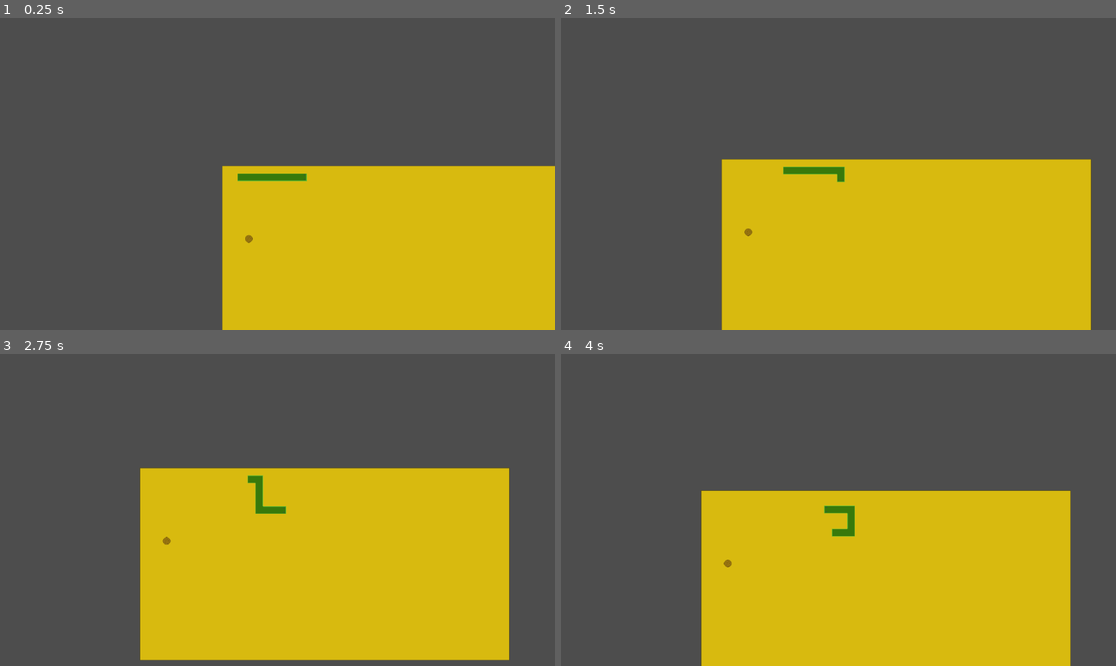
Above: before the commit, frames 1-4 (two rows, left to right).
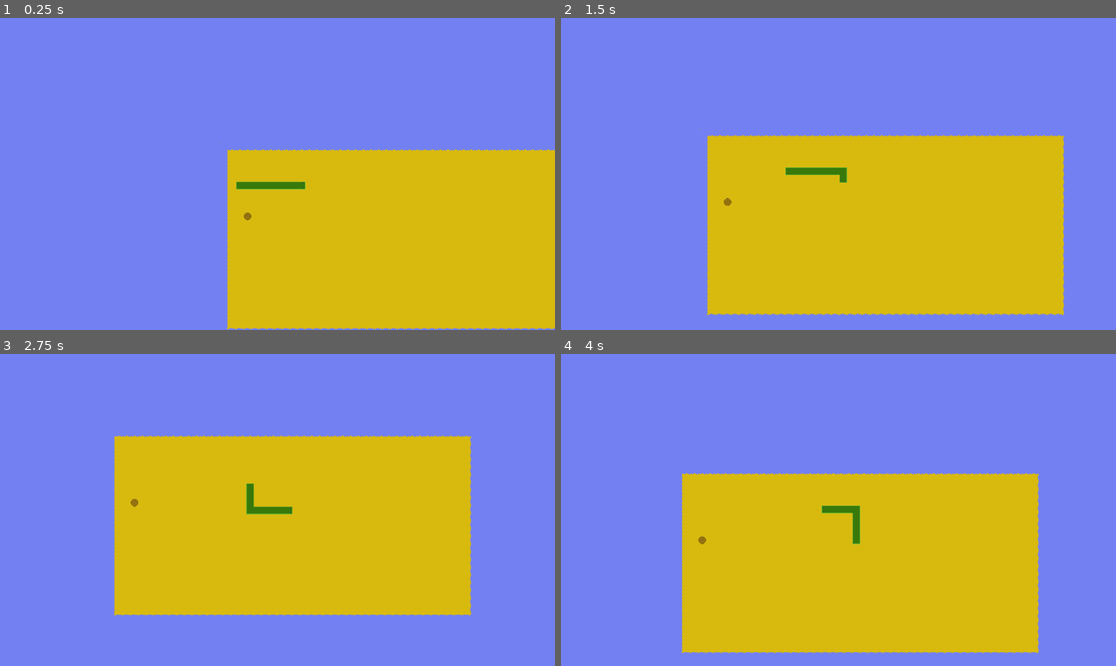
Above: after the commit, the same moments.

Repository: aligator/Snake-Ltd
Game: Godot game, scene res://Game.tscn
Same seed, same stepped clock (60 frames per second), same inputs: the game is played once before the commit and once after it.
Inputs:
- Up to frame 1 (0.25 s): no input
- Up to frame 2 (1.5 s): hold Right (Right) 0.53-1.28 s; hold Down (Down) from 1.28 s (still down)
- Up to frame 3 (2.75 s): release Down (Down) at 2.03 s; hold Right (Right) from 2.03 s (still down)
- Up to frame 4 (4 s): release Right (Right) at 2.78 s; hold Up (Up) 2.78-3.53 s; hold Left (Left) from 3.53 s (still down)

The runs differ from the first frame. In frame 1, 70% of the frame differs, in the area x 0-100%, y 0-100%; in frame 2, 70%; in frame 3, 73%; in frame 4, 69%.

Commit message:
Shrink map

Diff:
--- a/Game.gd
+++ b/Game.gd
@@ -11,11 +11,66 @@
 
 var snake: Array[Vector2i] = []
 var direction = DIRECTION.RIGHT
-var speed: float = 5
+var speed: float = 7
 var step: float = 0.0
-var grow: bool = false
+var growCookieIndex: int = -1
+var dead: bool = false
 
 var cookies: Array[Cookie] = []
+var do_shrink = false
+
+func _shrink():
+	if !do_shrink:
+		return
+
+	# Clear cookie layer to avoid calculation errors
+	map.clear_layer(2)
+
+	do_shrink = false
+	var current_size = map.get_used_rect().size
+	var current_position = map.get_used_rect().position
+	for x in range(current_size.x):
+		map.erase_cell(0, Vector2i(x, 0) + current_position)
+		map.erase_cell(0, Vector2i(x, current_size.y-1) + current_position)
+
+	for y in range(current_size.y):
+		map.erase_cell(0, Vector2i(0, y) + current_position)
+		map.erase_cell(0, Vector2i(current_size.x-1, y) + current_position)
+
+	# change all outer to wall
+	current_size = map.get_used_rect().size
+	current_position = map.get_used_rect().position
+	for x in range(current_size.x):
+		map.set_cell(0, Vector2i(x, 0) + current_position, 0, Vector2i(1, 0))
+		map.set_cell(0, Vector2i(x, current_size.y-1) + current_position, 0, Vector2i(3, 0))
+
+	for y in range(current_size.y):
+		map.set_cell(0, Vector2i(0, y) + current_position, 0, Vector2i(0, 0))
+		map.set_cell(0, Vector2i(current_size.x-1, y) + current_position, 0, Vector2i(2, 0))
+
+	map.set_cell(0, current_position, 0, Vector2i(5, 0))
+	map.set_cell(0, Vector2i(current_position.x + current_size.x-1, current_position.y), 0, Vector2i(6, 0))
+	map.set_cell(0, Vector2i(current_position.x + current_size.x-1, current_position.y + current_size.y-1), 0, Vector2i(7, 0))
+	map.set_cell(0, Vector2i(current_position.x, current_position.y-1 + current_size.y), 0, Vector2i(4, 0))
+
+	# Check if the tail has to be cut
+	var position_to_cut = -1
+	for i in range(snake.size()):
+		var tile = map.get_cell_tile_data(0, snake[i])
+
+		if tile == null || map.get_cell_tile_data(0, snake[i]).get_custom_data("wall"):
+			position_to_cut = i
+
+	if position_to_cut >= 0:
+		if _cut_snake(position_to_cut):
+			return
+
+func _cut_snake(at: int) -> bool:
+	snake = snake.slice(at, snake.size())
+	if snake.size() <= 3:
+		dead = true
+
+	return dead
 
 func _spawn_cookie():
 	var bounding = map.get_used_rect()
@@ -25,26 +80,59 @@
 	var cookie = Cookie.new()
 	cookie.position = Vector2i(x, y)
 	cookie.is_in_snake = false
+
+	for snake_body_part in snake:
+		if snake_body_part == cookie.position:
+			_spawn_cookie()
+			return
+
 	cookies.append(cookie)
 	pass
+
+func _check_cookie():
+	var recreate: int = 0
+	for i in range(cookies.size()):
+		var cookie = cookies[i]
+		var tile = map.get_cell_tile_data(0, cookie.position)
+		if tile == null || map.get_cell_tile_data(0, cookie.position).get_custom_data("wall"):
+			cookies[i] = null
+			recreate+=1
+
+	cookies = cookies.filter(func(cookie): return cookie != null)
+
+	for i in range(recreate):
+		_spawn_cookie()
+
+	if recreate > 0:
+		_check_cookie()
 
 # Called when the node enters the scene tree for the first time.
 func _ready():
 	# spawn initial snake
-	snake.append(Vector2i(1, 1))
-	snake.append(Vector2i(2, 1))
-	snake.append(Vector2i(3, 1))
-	snake.append(Vector2i(4, 1))
-	snake.append(Vector2i(5, 1))
-	snake.append(Vector2i(6, 1))
-	snake.append(Vector2i(7, 1))
-	snake.append(Vector2i(8, 1))
-	snake.append(Vector2i(9, 1))
+	snake.append(Vector2i(1, 5))
+	snake.append(Vector2i(2, 5))
+	snake.append(Vector2i(3, 5))
+	snake.append(Vector2i(4, 5))
+	snake.append(Vector2i(5, 5))
+	snake.append(Vector2i(6, 5))
+	snake.append(Vector2i(7, 5))
+	snake.append(Vector2i(8, 5))
+	snake.append(Vector2i(9, 5))
 
 	_spawn_cookie()
 
 # Called every frame. 'delta' is the elapsed time since the previous frame.
 func _process(delta):
+	if dead:
+		return
+
+	_shrink()
+
+	if dead:
+		return
+
+	_check_cookie()
+
 	if Input.is_action_pressed("Right"):
 		if direction != DIRECTION.LEFT:
 			direction = DIRECTION.RIGHT
@@ -84,9 +172,13 @@
 			# Cut snake at the collision position
 			snake = snake.slice(collision_index, snake.size())
 			if snake.size() <= 3:
-				# Explosionen!
-				print("Dead")
-
+				dead = true
+				return
+
+		var isWall = map.get_cell_tile_data(0, new_head).get_custom_data("wall")
+		if isWall:
+			dead = true
+			return
 
 		snake.append(new_head)
 
@@ -94,17 +186,17 @@
 			if cookie.position == new_head:
 				cookie.is_in_snake = true
 
-		if !grow:
+		if growCookieIndex == -1:
 			snake.pop_front()
 		else:
-			grow = false
+			growCookieIndex = -1
+			cookies.pop_at(growCookieIndex)
 			_spawn_cookie()
 
 	# Cookie eaten
 	for i in range(cookies.size()):
 		if cookies[i].position == snake.front():
-			cookies.pop_at(i)
-			grow = true
+			growCookieIndex = i
 			break
 
 	# render cookies
@@ -164,10 +256,14 @@
 			if prev.y < body_part.y && body_part.x < next.x:
 				type = 9 # top left open
 			if prev.y < body_part.y && body_part.x > next.x:
-				type = 8 # top right open
+				type = 8 # top returnpassright open
 			if prev.y > body_part.y && body_part.x < next.x:
 				type = 6 # bottom left open
 			if prev.y > body_part.y && body_part.x > next.x:
 				type = 7 # bottom right open
 
 		map.set_cell(1, body_part, 1, Vector2i(type, 0))
+
+
+func _on_shrink_timer_timeout():
+	do_shrink = true
--- a/Game.tscn
+++ b/Game.tscn
@@ -9,31 +9,39 @@
 0:0/0 = 0
 0:0/0/terrain_set = 0
 0:0/0/terrains_peering_bit/left_side = 1
+0:0/0/custom_data_0 = true
 1:0/0 = 0
 1:0/0/terrain_set = 0
 1:0/0/terrains_peering_bit/top_side = 1
+1:0/0/custom_data_0 = true
 2:0/0 = 0
 2:0/0/terrain_set = 0
 2:0/0/terrains_peering_bit/right_side = 1
+2:0/0/custom_data_0 = true
 3:0/0 = 0
 3:0/0/terrain_set = 0
 3:0/0/terrains_peering_bit/bottom_side = 1
+3:0/0/custom_data_0 = true
 4:0/0 = 0
 4:0/0/terrain_set = 0
 4:0/0/terrains_peering_bit/bottom_side = 1
 4:0/0/terrains_peering_bit/left_side = 1
+4:0/0/custom_data_0 = true
 5:0/0 = 0
 5:0/0/terrain_set = 0
 5:0/0/terrains_peering_bit/left_side = 1
 5:0/0/terrains_peering_bit/top_side = 1
+5:0/0/custom_data_0 = true
 6:0/0 = 0
 6:0/0/terrain_set = 0
 6:0/0/terrains_peering_bit/right_side = 1
 6:0/0/terrains_peering_bit/top_side = 1
+6:0/0/custom_data_0 = true
 7:0/0 = 0
 7:0/0/terrain_set = 0
 7:0/0/terrains_peering_bit/right_side = 1
 7:0/0/terrains_peering_bit/bottom_side = 1
+7:0/0/custom_data_0 = true
 8:0/0 = 0
 8:0/0/terrain_set = 0
 8:0/0/terrain = 0
@@ -67,6 +75,8 @@
 terrain_set_0/terrain_0/color = Color(0.5, 0.34375, 0.25, 1)
 terrain_set_0/terrain_1/name = "Border"
 terrain_set_0/terrain_1/color = Color(0.5, 0.4375, 0.25, 1)
+custom_data_layer_0/name = "wall"
+custom_data_layer_0/type = 1
 sources/0 = SubResource("TileSetAtlasSource_oecin")
 sources/1 = SubResource("TileSetAtlasSource_3y45t")
 
@@ -95,3 +105,9 @@
 
 [node name="Camera2D" type="Camera2D" parent="."]
 position_smoothing_enabled = true
+
+[node name="ShrinkTimer" type="Timer" parent="."]
+wait_time = 10.0
+autostart = true
+
+[connection signal="timeout" from="ShrinkTimer" to="." method="_on_shrink_timer_timeout"]
--- a/project.godot
+++ b/project.godot
@@ -12,7 +12,8 @@
 
 config/name="snake_ltd"
 run/main_scene="res://Game.tscn"
-config/features=PackedStringArray("4.0", "GL Compatibility")
+config/features=PackedStringArray("4.1", "GL Compatibility")
+boot_splash/bg_color=Color(0.45098, 0.501961, 0.94902, 1)
 config/icon="res://icon.svg"
 
 [input]
@@ -42,3 +43,4 @@
 
 renderer/rendering_method="gl_compatibility"
 renderer/rendering_method.mobile="gl_compatibility"
+environment/defaults/default_clear_color=Color(0.45098, 0.501961, 0.94902, 1)
Binary file changed: assets/map.png
